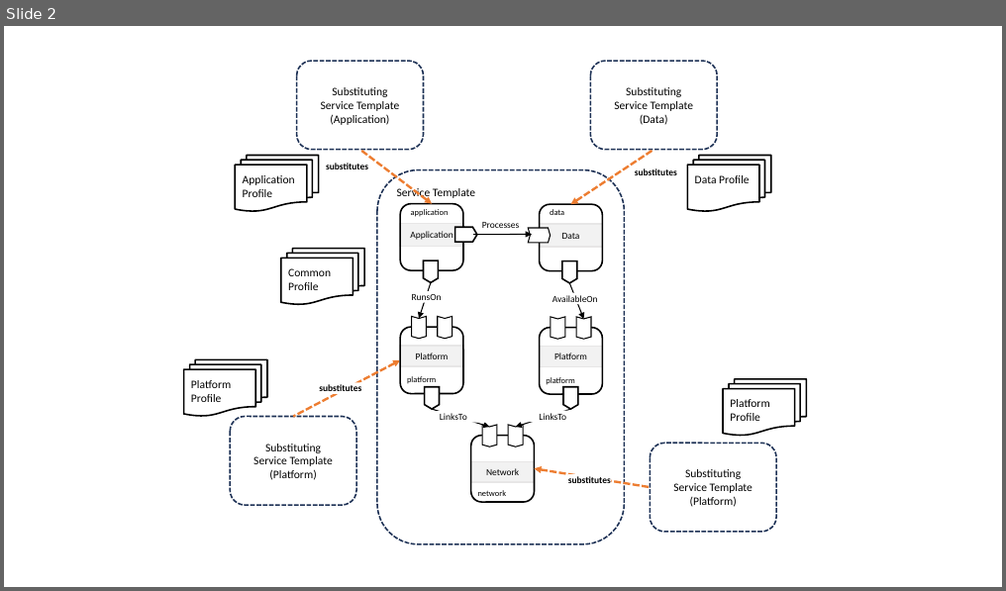
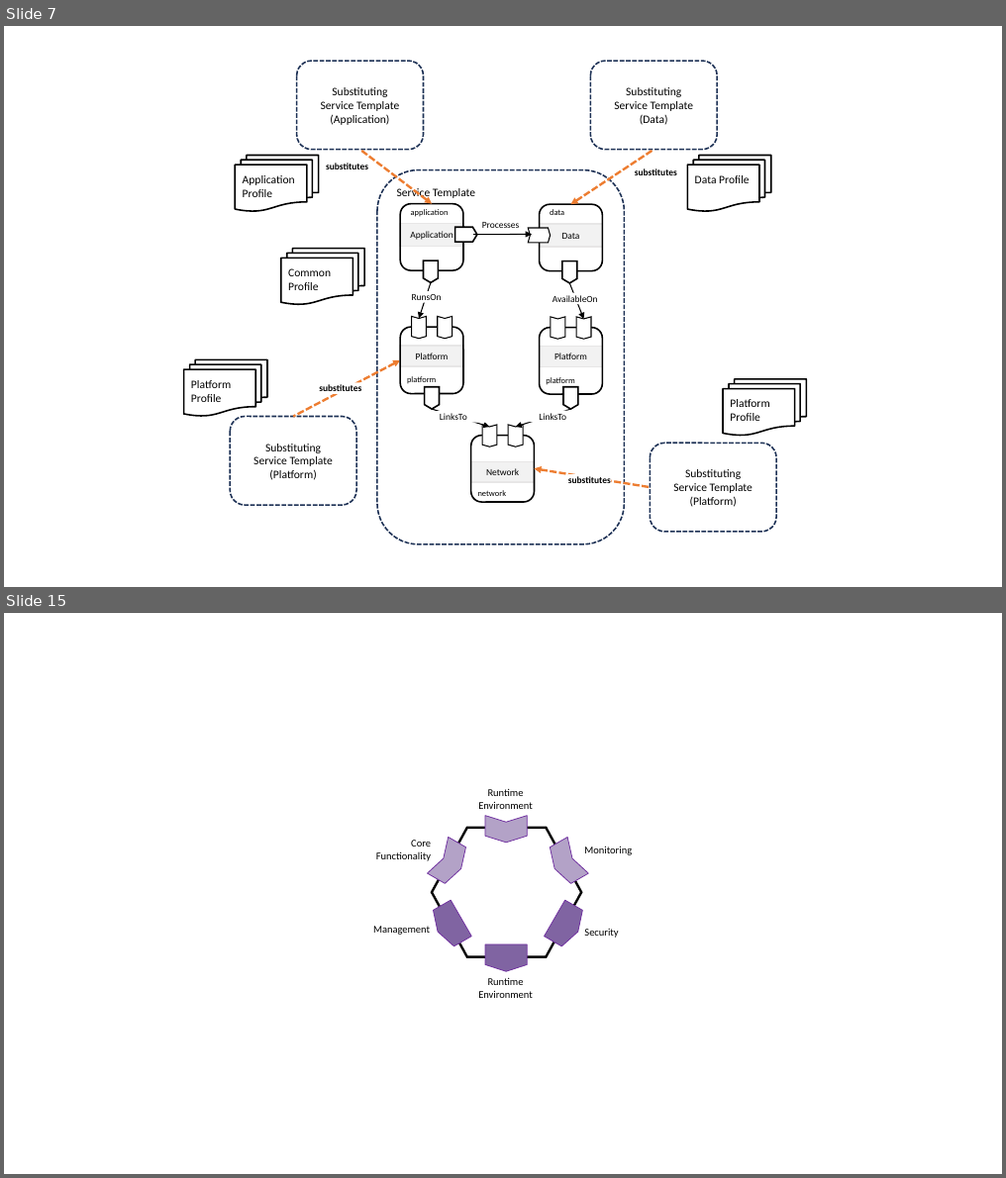
Before and after one commit to oasis-open/tosca-community-contributions, a slide deck: profiles/community/tosca/common/sources/figures.pptx. Shown one above the other, each under a label of ours: slide 2 before the commit, slides 7 and 15 after it; the slides between them are not shown. The pictures are 1006x591 and 1006x1178 pixels, drawn with LibreOffice and Linux fonts; fonts in the diff are those of the drawing. Boxes give left, top, right and bottom in pixels: in the first picture for what was removed or moved away, otherwise in the second. Text is boxed around its words. In the diff, an @@ line names an element or a change of style, - is before the commit and + after.

```diff
--- a/profiles/community/tosca/common/sources/figures.pptx
+++ b/profiles/community/tosca/common/sources/figures.pptx
@@ slide 15 added at [4,613,1002,1174], background #FFFFFF @@
@@ group added at [373,789,632,998]: 6 texts, 3 chevrons, 3 pentagon arrows, 1 hexagon @@
+Runtime
+Environment
+Runtime
+Environment
+Management
+Core
+Functionality
+Security
+Monitoring
@@ what was slide 2 is now slide 7 @@
```
Also in this commit, not shown: 14 other slides added, 1 slide removed, 36 other files.
